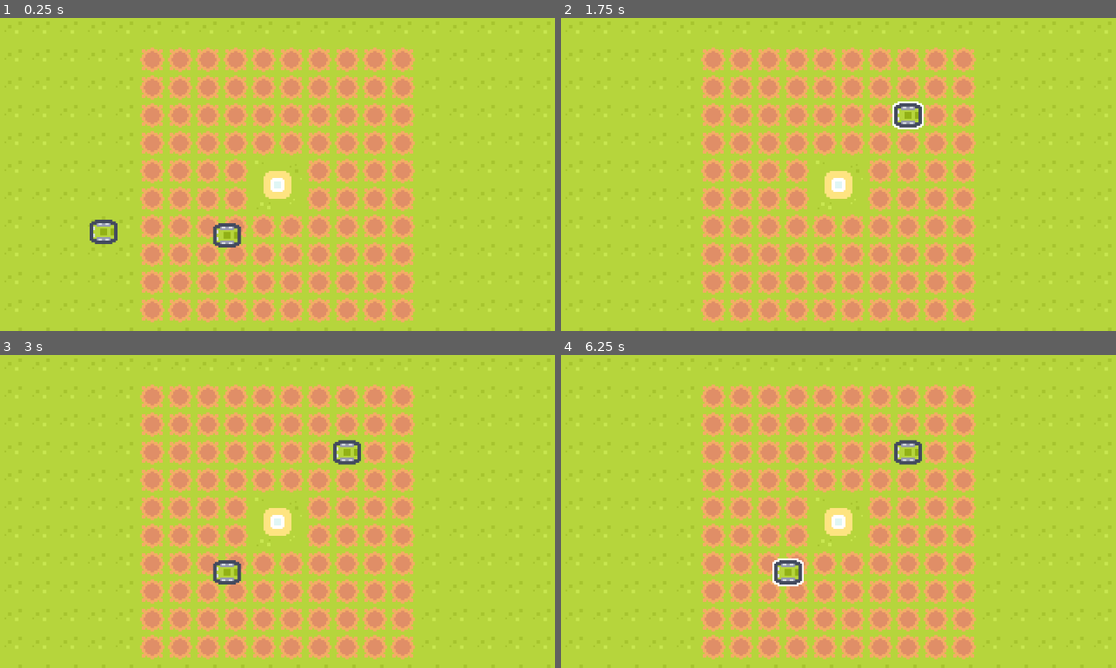
Above: before the commit, frames 1-4 (two rows, left to right).
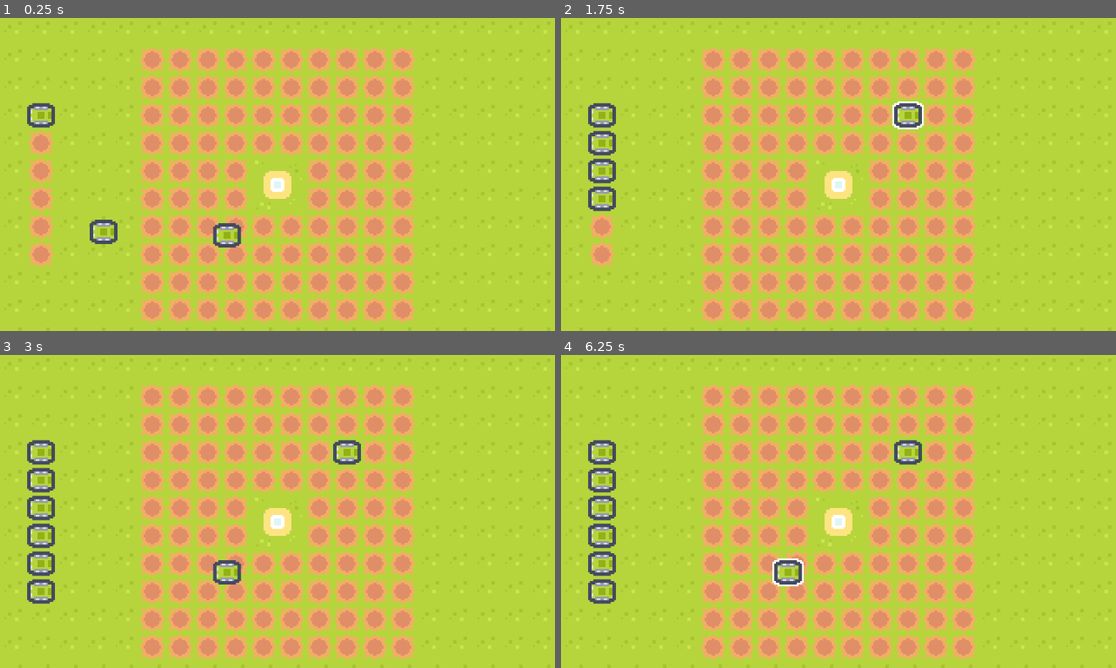
Above: after the commit, the same moments.

Repository: Deathofmatrix/rootcall
Game: Godot game, scene res://world/arena.tscn
The game is run twice, just before and just after one commit, with the same random seed, the same clock (stepped at 60 frames per second) and the same inputs.
Inputs (mouse positions are in pixels of both pictures, inside the frame that each line leads up to):
- Up to frame 1 (0.25 s): no input
- Up to frame 2 (1.75 s): tap Enter at 0.5 s; drag from (666, 230) to (894, 105) at 0.52 s; drag from (788, 233) to (910, 115) at 1.27 s
- Up to frame 3 (3 s): press the mouse at (349, 452) at 2.03 s; release the mouse at (349, 452) at 2.75 s; drag from (249, 574) to (111, 464) at 2.77 s
- Up to frame 4 (6.25 s): tap Space at 3.5, 5 s; move the mouse to (1005, 558) at 3.52 s; press the mouse at (1005, 558) at 3.53 s; release the mouse at (1005, 558) at 4.25 s; tap Enter at 4.25, 5.75 s; drag from (672, 464) to (755, 433) at 4.27 s; move the mouse to (866, 511) at 5.02 s; press the mouse at (866, 511) at 5.03 s; release the mouse at (866, 511) at 5.75 s; drag from (755, 433) to (788, 570) at 5.77 s

The runs differ from the first frame. In frame 1, 1.6% of the frame differs, in the area x 4-10%, y 27-80%; in frame 2, 1.7%; in frame 3, 1.7%; in frame 4, 1.7%.
Error after the commit: Assertion failed: No avaliable space to add unit to! (res://common/components/unit_spawner.gd:31)

Commit message:
Add UnitSpawner

Diff:
--- /dev/null
+++ b/common/components/unit_spawner.gd
@@ -0,0 +1,39 @@
+class_name UnitSpawner
+extends Node
+
+signal unit_spawned(unit: Unit)
+
+const UNIT = preload("res://entities/plants/unit.tscn")
+
+@export var bench: PlayArea
+
+
+func _ready() -> void:
+	var newnit := preload("res://data/units/attack_plant.tres")
+	var tween := create_tween()
+
+	for i in 15:
+		tween.tween_callback(spawn_unit.bind(newnit))
+		tween.tween_interval(0.5)
+
+
+func _get_first_avaliable_area() -> PlayArea:
+	if not bench.unit_grid.is_grid_full():
+		return bench
+
+	print("No avaliable PlayArea to spawn Unit")
+	return null
+
+
+func spawn_unit(unit: UnitStats) -> void:
+	var area := _get_first_avaliable_area()
+
+	assert(area, "No avaliable space to add unit to!")
+
+	var new_unit := UNIT.instantiate()
+	var tile := area.unit_grid.get_first_empty_tile()
+	area.unit_grid.add_child(new_unit)
+	area.unit_grid.add_unit(tile, new_unit)
+	new_unit.global_position = area.get_global_from_tile(tile) - Arena.HALF_CELL_SIZE
+	new_unit.stats = unit
+	unit_spawned.emit(new_unit)
--- a/data/attack_plant.tres
+++ b/data/units/attack_plant.tres
@@ -1,6 +1,6 @@
 [gd_resource type="Resource" script_class="StatsComponent" load_steps=2 format=3 uid="uid://cme645v1t2rfx"]
 
-[ext_resource type="Script" uid="uid://cxxcn87qxkemb" path="res://common/components/unit_stats.gd" id="1_2mwdo"]
+[ext_resource type="Script" uid="uid://cxxcn87qxkemb" path="res://data/units/unit_stats.gd" id="1_2mwdo"]
 
 [resource]
 script = ExtResource("1_2mwdo")
--- /dev/null
+++ b/data/units/defence_plant.tres
@@ -0,0 +1,8 @@
+[gd_resource type="Resource" script_class="UnitStats" load_steps=2 format=3 uid="uid://ggmu1jyi7b3s"]
+
+[ext_resource type="Script" uid="uid://cxxcn87qxkemb" path="res://data/units/unit_stats.gd" id="1_3bfpo"]
+
+[resource]
+script = ExtResource("1_3bfpo")
+health = 1
+metadata/_custom_type_script = "uid://cxxcn87qxkemb"
--- a/entities/plants/unit.tscn
+++ b/entities/plants/unit.tscn
@@ -2,7 +2,7 @@
 
 [ext_resource type="Script" uid="uid://blid02pw4t5w1" path="res://entities/plants/unit.gd" id="1_tvn35"]
 [ext_resource type="Texture2D" uid="uid://bnoc2ffxjjxvj" path="res://assets/tilemaps/tiles.png" id="2_djlq1"]
-[ext_resource type="Resource" uid="uid://cme645v1t2rfx" path="res://data/attack_plant.tres" id="2_lk3vj"]
+[ext_resource type="Resource" uid="uid://cme645v1t2rfx" path="res://data/units/attack_plant.tres" id="2_lk3vj"]
 [ext_resource type="Shader" uid="uid://dlcw7ofxx4130" path="res://assets/shaders/2d_outline_shader.gdshader" id="3_lk3vj"]
 [ext_resource type="Script" uid="uid://cfrqvbnw5vg64" path="res://common/components/drag_and_drop.gd" id="4_djlq1"]
 [ext_resource type="Script" uid="uid://b0coxf2xi0lqs" path="res://common/components/outline_highlighter.gd" id="6_w1p1s"]
--- a/world/arena.gd
+++ b/world/arena.gd
@@ -4,3 +4,10 @@
 const CELL_SIZE := Vector2(16,16)
 const HALF_CELL_SIZE := Vector2(8,8)
 const QUARTER_CELL_SIZE := Vector2(4,4)
+
+@onready var unit_mover: UnitMover = %UnitMover
+@onready var unit_spawner: UnitSpawner = %UnitSpawner
+
+
+func _ready() -> void:
+	unit_spawner.unit_spawned.connect(unit_mover.setup_unit)
--- a/world/arena.tscn
+++ b/world/arena.tscn
@@ -8,6 +8,7 @@
 [ext_resource type="PackedScene" uid="uid://yp83nhm7krm7" path="res://entities/plants/unit.tscn" id="4_xryg2"]
 [ext_resource type="Script" uid="uid://7day4gnltu6y" path="res://common/components/tile_highlighter.gd" id="6_oc064"]
 [ext_resource type="Script" uid="uid://beu37t04qsem7" path="res://common/components/unit_mover.gd" id="8_aitls"]
+[ext_resource type="Script" uid="uid://bxrciumjgxh30" path="res://common/components/unit_spawner.gd" id="9_tkgmq"]
 
 [sub_resource type="TileSetAtlasSource" id="TileSetAtlasSource_tcf2h"]
 texture = ExtResource("2_bgabe")
@@ -271,7 +272,7 @@
 metadata/_edit_lock_ = true
 
 [node name="Background" type="TileMapLayer" parent="Visuals"]
-tile_map_data = PackedByteArray("AAAAAAAAAQACAAQAAAAAAAEAAQA …(168 unchanged characters)… BAAEAAQACAAQAAAABAAIAAQACAAQAAAABAAMAAQACAAQAAAABAAQAAQACAAQAAAABAAUAAQACAAQAAAABAAYAAQACAAQAAAABAAcAAQACAAQAAAABAAgAAQACAAQAAAABAAkAAQACAAQAAAABAAoAAQACAAQAAAAC …(3490 unchanged characters)…
+tile_map_data = PackedByteArray("AAAAAAAAAQACAAQAAAAAAAEAAQA …(168 unchanged characters)… BAAEAAQACAAQAAAABAAIAAQACAAQAAAABAAMAAQAIAAQAAAABAAQAAQAIAAQAAAABAAUAAQAIAAQAAAABAAYAAQAIAAQAAAABAAcAAQAIAAQAAAABAAgAAQAIAAQAAAABAAkAAQACAAQAAAABAAoAAQACAAQAAAAC …(3490 unchanged characters)…
 tile_set = ExtResource("1_24q8b")
 
 [node name="Props" type="TileMapLayer" parent="Visuals"]
@@ -287,14 +288,14 @@
 tile_highlighter = NodePath("TileHighlighter")
 metadata/_edit_lock_ = true
 
+[node name="HighlightLayer" type="TileMapLayer" parent="GameArea"]
+tile_set = SubResource("TileSet_aitls")
+
 [node name="Plant" parent="GameArea" instance=ExtResource("4_xryg2")]
 position = Vector2(-28, 99)
 
 [node name="Plant2" parent="GameArea" instance=ExtResource("4_xryg2")]
 position = Vector2(43, 101)
-
-[node name="HighlightLayer" type="TileMapLayer" parent="GameArea"]
-tile_set = SubResource("TileSet_aitls")
 
 [node name="ArenaUnitGrid" type="Node2D" parent="GameArea"]
 script = ExtResource("4_4ecn2")
@@ -309,7 +310,38 @@
 tile = Vector2i(8, 0)
 metadata/_custom_type_script = "uid://7day4gnltu6y"
 
+[node name="Bench" type="TileMapLayer" parent="." node_paths=PackedStringArray("unit_grid", "tile_highlighter")]
+position = Vector2(16, 48)
+tile_map_data = PackedByteArray("AAAAAAAAAAADAAkAAAAAAAUAAAADAAkAAAAAAAQAAAADAAkAAAAAAAMAAAADAAkAAAAAAAIAAAADAAkAAAAAAAEAAAADAAkAAAA=")
+tile_set = SubResource("TileSet_4717r")
+script = ExtResource("4_p32ii")
+unit_grid = NodePath("BenchUnitGrid")
+tile_highlighter = NodePath("TileHighlighter")
+metadata/_edit_lock_ = true
+
+[node name="HighlightLayer" type="TileMapLayer" parent="Bench"]
+tile_set = SubResource("TileSet_aitls")
+
+[node name="BenchUnitGrid" type="Node2D" parent="Bench"]
+script = ExtResource("4_4ecn2")
+size = Vector2i(1, 6)
+metadata/_custom_type_script = "uid://cblhr0fo2frcd"
+
+[node name="TileHighlighter" type="Node" parent="Bench" node_paths=PackedStringArray("play_area", "highlight_layer")]
+script = ExtResource("6_oc064")
+enabled = false
+play_area = NodePath("..")
+highlight_layer = NodePath("../HighlightLayer")
+tile = Vector2i(8, 0)
+metadata/_custom_type_script = "uid://7day4gnltu6y"
+
 [node name="UnitMover" type="Node" parent="." node_paths=PackedStringArray("play_areas")]
+unique_name_in_owner = true
 script = ExtResource("8_aitls")
-play_areas = [NodePath("../GameArea")]
+play_areas = [NodePath("../Bench"), NodePath("../GameArea")]
 metadata/_custom_type_script = "uid://beu37t04qsem7"
+
+[node name="UnitSpawner" type="Node" parent="." node_paths=PackedStringArray("bench")]
+unique_name_in_owner = true
+script = ExtResource("9_tkgmq")
+bench = NodePath("../Bench")
Not shown, added: common/components/unit_spawner.gd.uid
Renamed: common/components/unit_stats.gd -> data/units/unit_stats.gd
Renamed: common/components/unit_stats.gd.uid -> data/units/unit_stats.gd.uid
Not shown: 1 places in world/arena.tscn that only renumber resources
